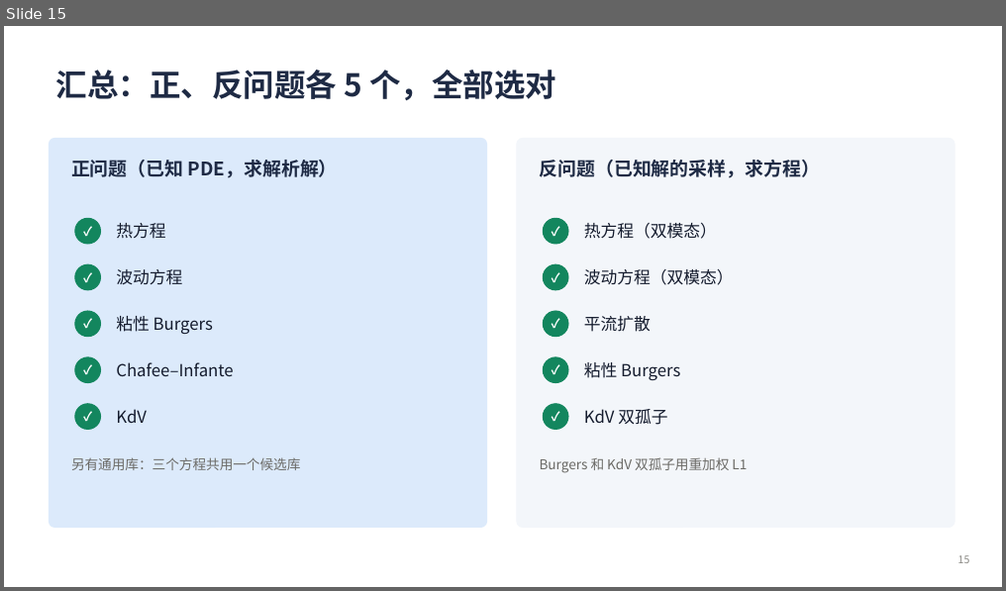
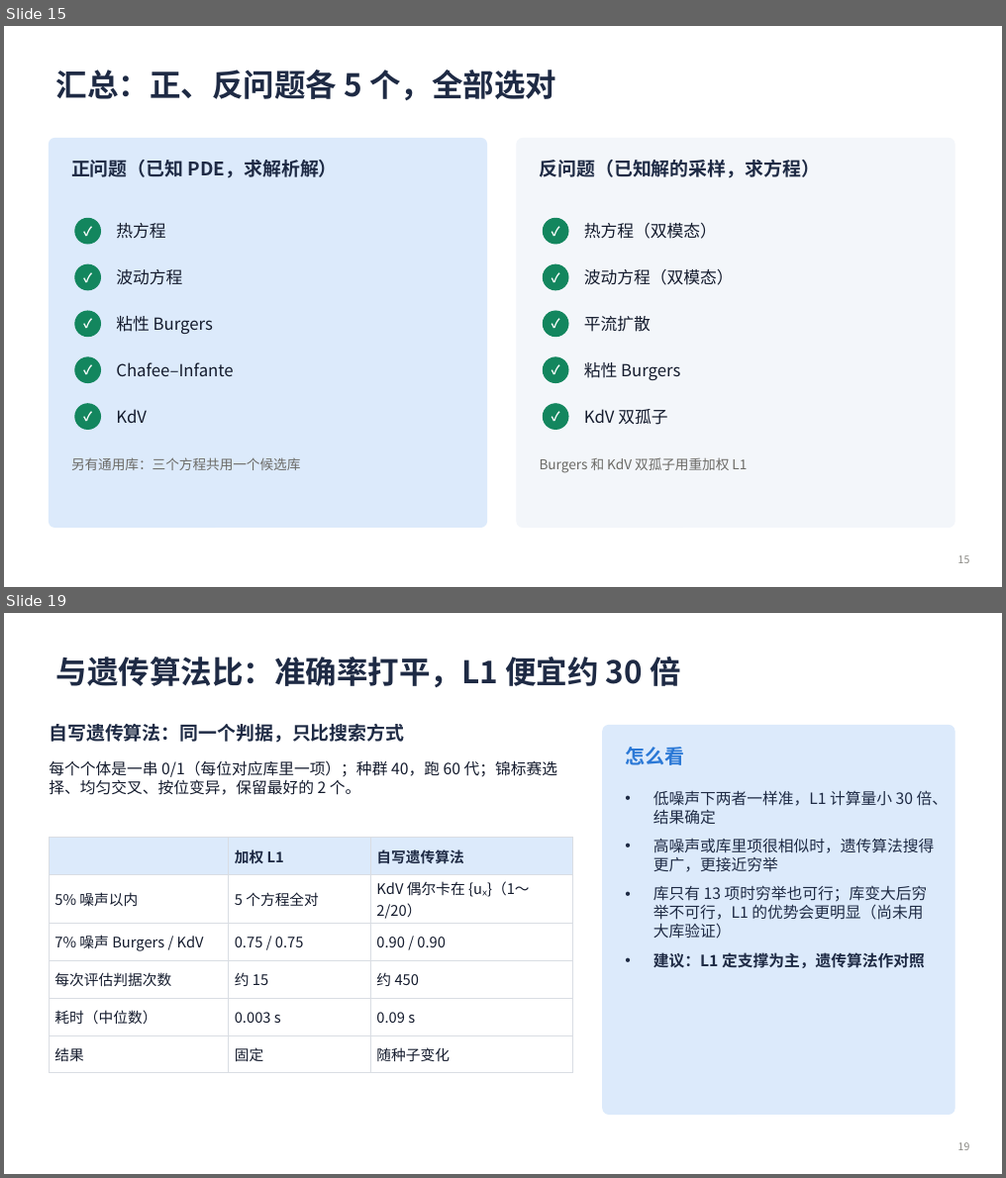
Before and after one commit to changsongjin/pde-l1-analytic, a slide deck: slides/PDE_L1_进展汇报.pptx. Shown one above the other, each under a label of ours: slide 15 before the commit, slides 15 and 19 after it; the slides between them are not shown. The pictures are 1006x591 and 1006x1178 pixels, drawn with LibreOffice and Linux fonts; fonts in the diff are those of the drawing. Boxes give left, top, right and bottom in pixels: in the first picture for what was removed or moved away, otherwise in the second. Text is boxed around its words. In the diff, an @@ line names an element or a change of style, - is before the commit and + after.

```diff
--- a/slides/PDE_L1_进展汇报.pptx
+++ b/slides/PDE_L1_进展汇报.pptx
@@ slide 19 added at (4,613,1002,1174), background #FFFFFF @@
@@ title added at (56,657,680,687), 30 pt, text #1E2A44, bold @@
+与遗传算法比：准确率打平，L1 便宜约 30 倍
@@ text added at (49,724,404,743), 18 pt, text #1E2A44, bold @@
+自写遗传算法：同一个判据，只比搜索方式
@@ rounded rectangle added at (603,725,954,1115), fill #DCEAFB, outline #DCEAFB 1 pt @@
@@ text added at (49,761,557,795), 15 pt, text #141B2D @@
+每个个体是一串 0/1（每位对应库里一项）；种群 40，跑 60 代；锦标赛选择、均匀交叉、按位变异，保留最好的 2 个。
@@ text added at (625,747,684,765), 19 pt, text #2A78D6, bold @@
+怎么看
@@ text added at (653,790,947,968), 15 pt, text #1E2A44 @@
+• 低噪声下两者一样准，L1 计算量小 30 倍、结果确定
+• 高噪声或库里项很相似时，遗传算法搜得更广，更接近穷举
+• 库只有 13 项时穷举也可行；库变大后穷举不可行，L1 的优势会更明显（尚未用大库验证）
+• 建议：L1 定支撑为主，遗传算法作对照
@@ table added at (49,838,573,1066), 6 rows, 3 columns @@
+ | 加权 L1 | 自写遗传算法
+5% 噪声以内 | 5 个方程全对 | KdV 偶尔卡在 {uₓ}（1～2/20）
+7% 噪声 Burgers / KdV | 0.75 / 0.75 | 0.90 / 0.90
+每次评估判据次数 | 约 15 | 约 450
+耗时（中位数） | 0.003 s | 0.09 s
+结果 | 固定 | 随种子变化
@@ page number added at (958,1143,970,1151), 10 pt, text #8A8984 @@
+19
```
Also in this commit, not shown: 4 slides changed, 4 other slides added, 41 other files.
